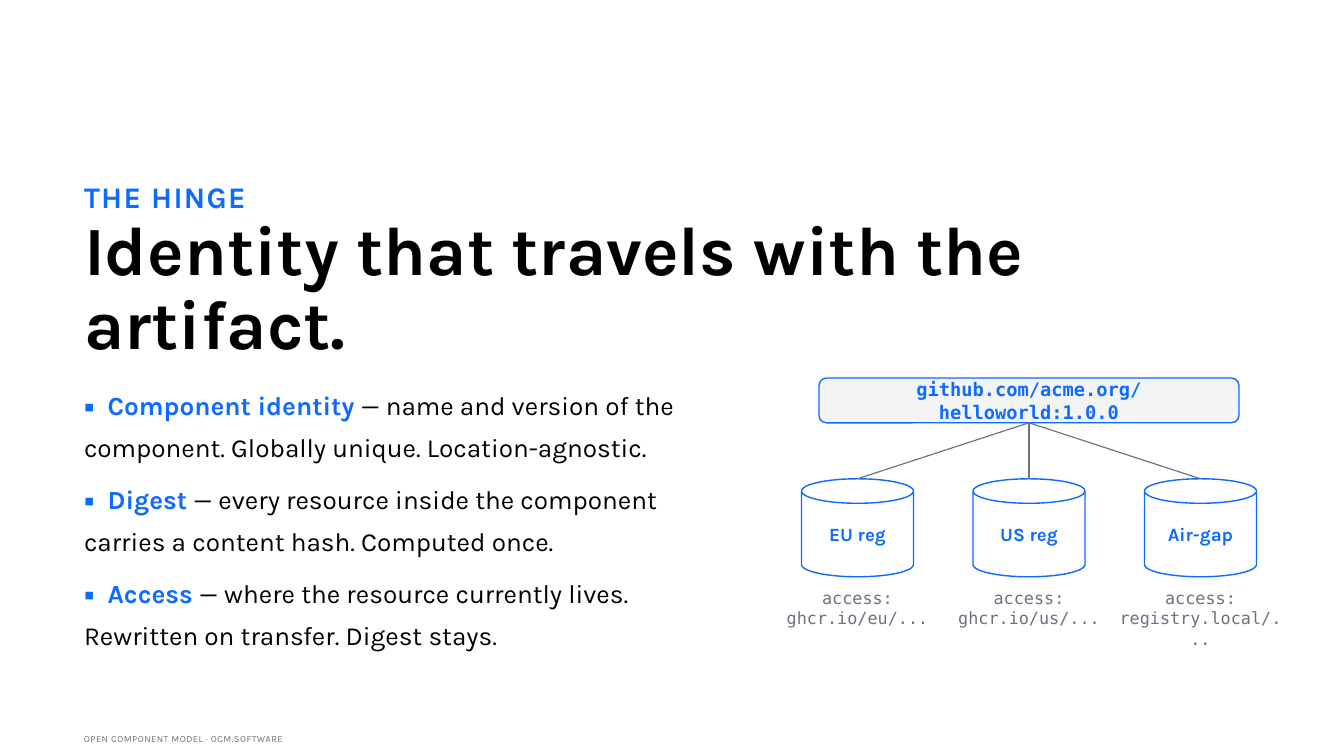
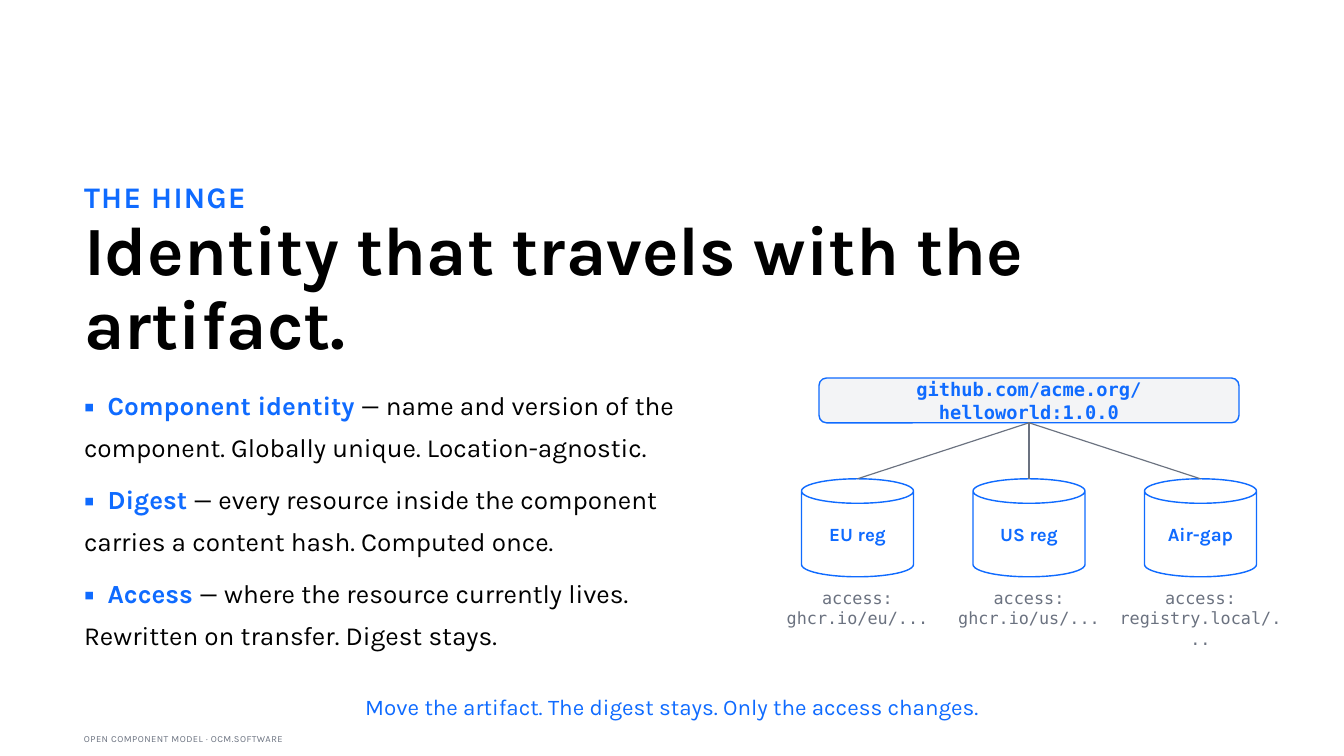
Before and after one commit to morri-son/open-component-model, a slide deck: slide 3 of docs/community/marketing/decks/architect-phase2a/OCM-Story-Architect-External.pptx. Drawn at 1344x756 pixels with LibreOffice and Linux fonts; fonts in the diff are those of the drawing. Boxes give left, top, right and bottom in pixels: in the first picture for what was removed or moved away, otherwise in the second. Text is boxed around its words. In the diff, an @@ line names an element or a change of style, - is before the commit and + after.

```diff
--- a/docs/community/marketing/decks/architect-phase2a/OCM-Story-Architect-External.pptx
+++ b/docs/community/marketing/decks/architect-phase2a/OCM-Story-Architect-External.pptx
@@ text added at (x1=365, y1=699, x2=979, y2=721), 24 pt, text #0F6BFF @@
+Move the artifact. The digest stays. Only the access changes.
```
Also in this commit, not shown: 12 other slides changed, 17 other files.
